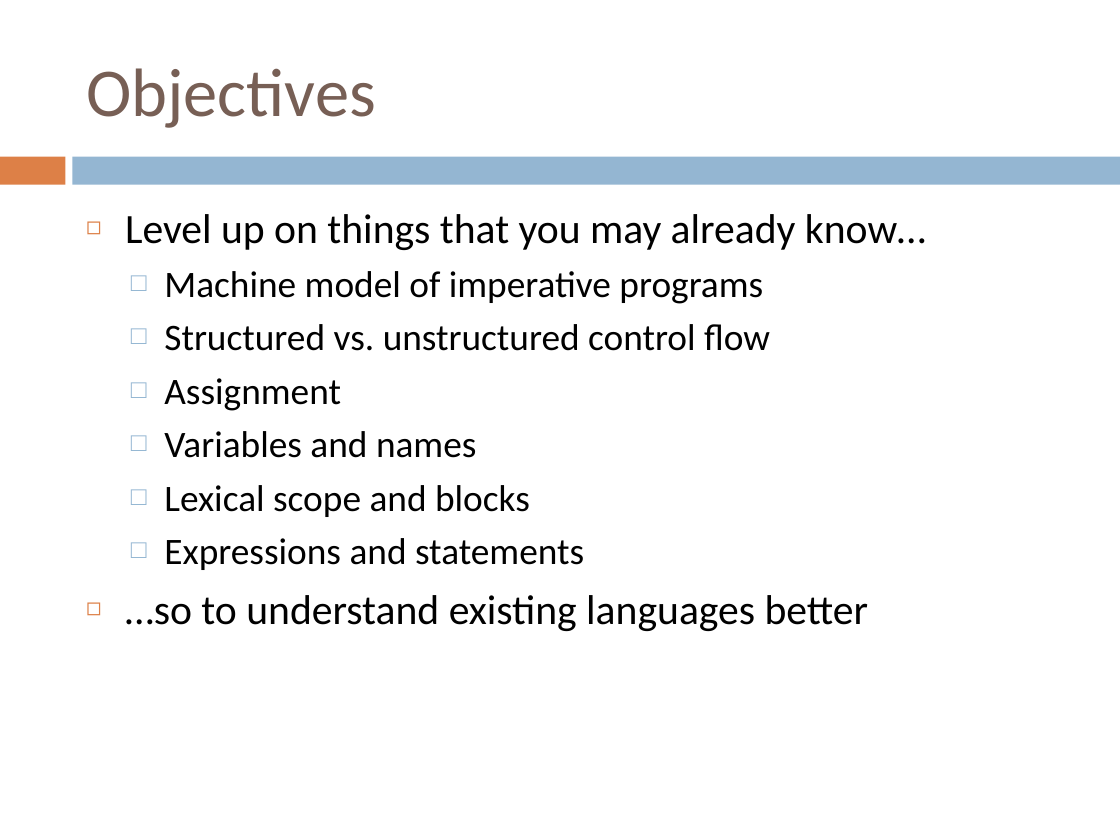
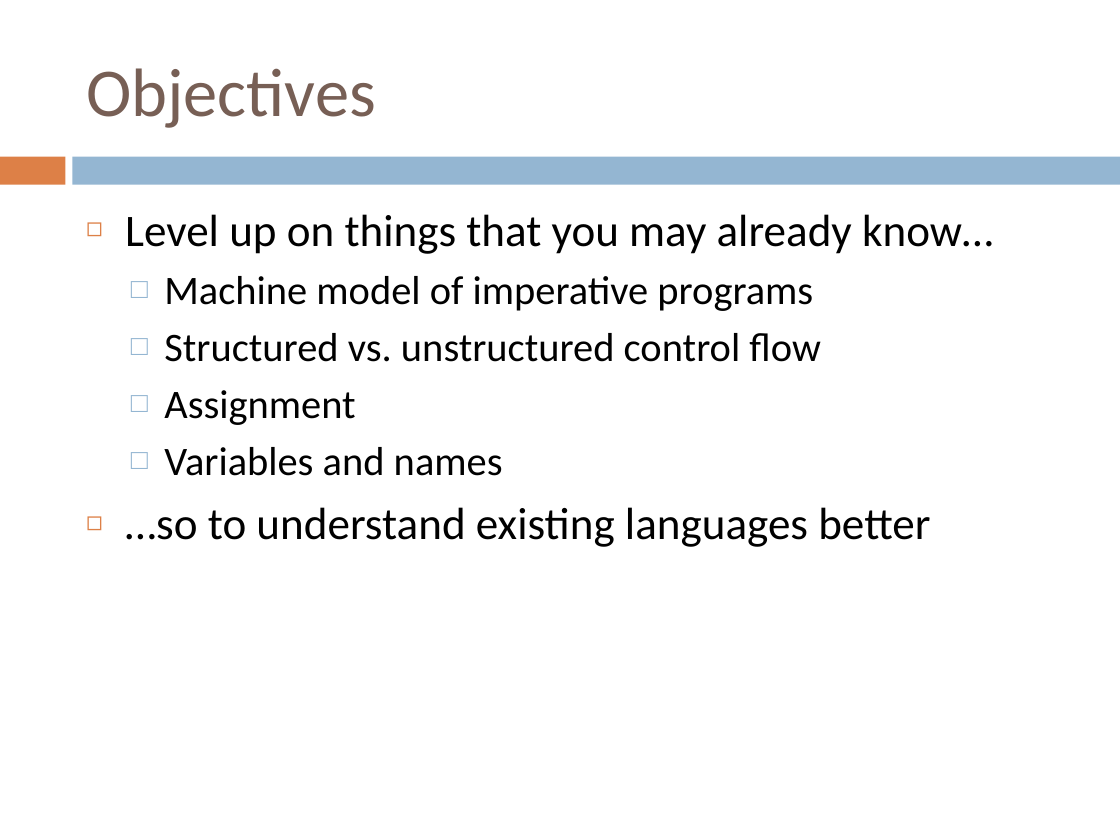
Before and after one commit to crista/EPS-slides, a slide deck: slide 2 of EPS-Imperative.ppt. Drawn at 1120x840 pixels with LibreOffice and Linux fonts; fonts in the diff are those of the drawing. Boxes give left, top, right and bottom in pixels: in the first picture for what was removed or moved away, otherwise in the second. Text is boxed around its words. In the diff, an @@ line names an element or a change of style, - is before the commit and + after.

```diff
--- a/EPS-Imperative.ppt
+++ b/EPS-Imperative.ppt
@@ text "Level up on things that ..." at (125,214,993,547): size 26.8 to 29 pt in "Level up on things that you may ...", "…so to understand existing languages better"; size 24.1 to 26 pt in "Machine model of imperative programs", "Structured vs. unstructured control flow", "Assignment", "Variables and names" @@
@@ text at (164,485,584,570): paragraphs removed @@
-  □ Lexical scope and blocks
-  □ Expressions and statements
```
Also in this commit, not shown: 6 other slides changed, 6 slides added, 7 slides removed, 8 other files.
